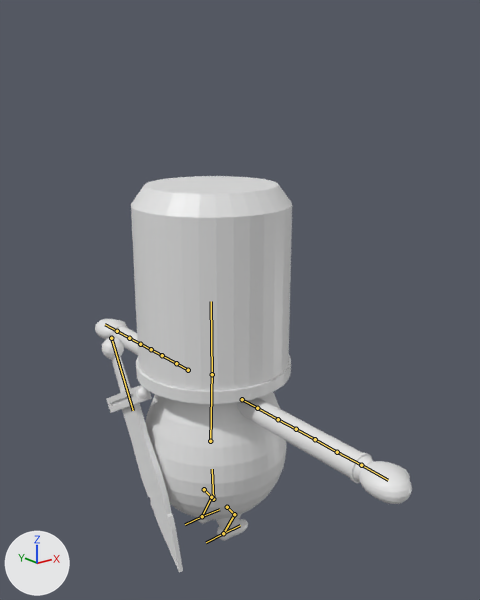
The FBX model Assets/Resources/Models/lovejam_player.fbx: old version first, new version second.
Both versions are drawn from a 50 mm lens placed at (-4.9, -6.69, 6.3), pointed at (0.37, -0.1, 3.67). The axes (+X, +Y, +Z) are drawn at lower left. The lights are the same throughout. The bones that bend it are drawn over the model as lines.

In view in the first picture: 'Cube', 'Knight'.
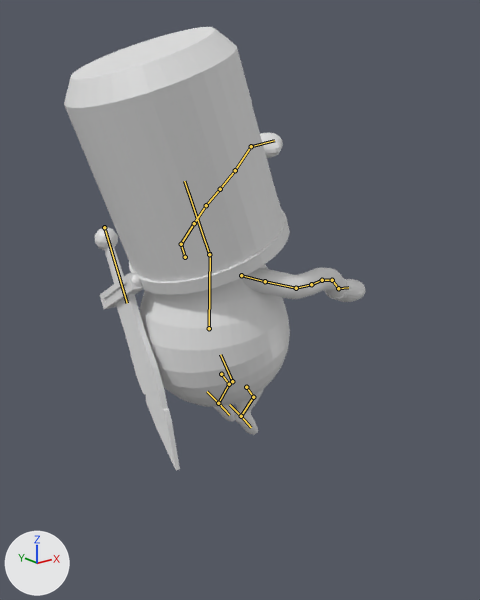
The newer file adds an action. The first version stands in its rest pose; the second is drawn at frame 61 of the action 'Armature|ClimbOnLadder'.

Changed parts and their boxes [x1, y1, x2, y2] in the pictures (480 x 600 px):
'Knight', posed (12% taller)
    before: [95, 176, 412, 541]
    after: [64, 27, 366, 435]
'Cube', posed
    before: [102, 337, 183, 573]
    after: [95, 227, 180, 471]
bone 'PelvisBone', root to tip
    before: (213, 499) to (212, 469)
    after: (232, 381) to (220, 354)
bone 'UpperBodyBone', root to tip
    before: (210, 441) to (212, 372)
    after: (209, 328) to (210, 252)
bone 'HeadBone', root to tip
    before: (212, 374) to (211, 301)
    after: (209, 254) to (184, 181)
bone 'ArmLeft1Bone', root to tip
    before: (188, 370) to (176, 363)
    after: (185, 257) to (181, 244)
bone 'ArmLeft2Bone', root to tip
    before: (176, 363) to (162, 355)
    after: (181, 244) to (194, 223)
bone 'ArmLeft3Bone', root to tip
    before: (162, 355) to (151, 349)
    after: (194, 223) to (206, 205)
bone 'Bone.016', root to tip
    before: (151, 349) to (140, 344)
    after: (206, 205) to (220, 189)
bone 'HandLeftBone.001', root to tip
    before: (129, 338) to (117, 331)
    after: (235, 170) to (251, 146)
bone 'HandLeftBone.002', root to tip
    before: (117, 331) to (105, 324)
    after: (251, 146) to (274, 140)
bone 'ArmLeft1Bone.001', root to tip
    before: (242, 399) to (257, 408)
    after: (241, 275) to (265, 281)
bone 'ArmLeft2Bone.001', root to tip
    before: (257, 408) to (278, 419)
    after: (265, 281) to (296, 288)
bone 'ArmLeft3Bone.001', root to tip
    before: (278, 419) to (296, 429)
    after: (296, 288) to (311, 284)
bone 'Bone.017', root to tip
    before: (296, 429) to (315, 439)
    after: (311, 284) to (322, 280)
bone 'HandLeftBone.003', root to tip
    before: (315, 439) to (337, 452)
    after: (322, 280) to (332, 280)
bone 'HandLeftBone.004', root to tip
    before: (337, 452) to (361, 465)
    after: (332, 280) to (338, 288)
bone 'HandLeftBone.005', root to tip
    before: (361, 465) to (388, 480)
    after: (338, 288) to (348, 287)
bone 'UpperLegLeftBone', root to tip
    before: (204, 489) to (211, 497)
    after: (221, 374) to (229, 384)
bone 'FootLeftBone', root to tip
    before: (202, 516) to (219, 509)
    after: (218, 403) to (229, 415)
bone 'LowerLegLeftBoneControl', root to tip
    before: (202, 516) to (185, 524)
    after: (218, 403) to (207, 391)
bone 'UpperLegRightBone', root to tip
    before: (227, 507) to (234, 514)
    after: (246, 387) to (253, 397)
bone 'KneeLeftBone', root to tip
    before: (223, 533) to (240, 525)
    after: (241, 416) to (251, 427)
bone 'LowerLegRightBoneControl', root to tip
    before: (223, 533) to (206, 542)
    after: (241, 416) to (229, 404)
bone 'Bone', root to tip
    before: (111, 338) to (133, 410)
    after: (104, 227) to (127, 303)

The edits, one by one:
Bone 'PelvisBone' (bone_pelvisbone) moves from (0.0, 0.0, 0.0) to (0.42, 1.72, 0.0).
Bone 'PelvisBone' (bone_pelvisbone) turns from (0, 0, 0) to (0, 0, 22) degrees about its own x, y and z.
Bone 'UpperBodyBone' (bone_upperbodybone) turns from (0, 0, 0) to (0, 0, -21) degrees about its own x, y and z.
Bone 'HeadBone' (bone_headbone) turns from (0, 0, 0) to (0, 0, 20) degrees about its own x, y and z.
Bone 'ArmLeft1Bone' (bone_armleft1bone) turns from (0, 0, 0) to (27, -144, -41) degrees about its own x, y and z.
Bone 'ArmLeft2Bone' (bone_armleft2bone) turns from (0, 0, 0) to (-45, -8, 17) degrees about its own x, y and z.
Bone 'ArmLeft3Bone' (bone_armleft3bone) turns from (0, 0, 0) to (-14, 22, -8) degrees about its own x, y and z.
Bone 'Bone.016' (bone_bone_016) turns from (0, 0, 0) to (-10, 0, 0) degrees about its own x, y and z.
Bone 'HandLeftBone.001' (bone_handleftbone_001) turns from (0, 0, 0) to (0, 6, -8) degrees about its own x, y and z.
Bone 'HandLeftBone.002' (bone_handleftbone_002) turns from (0, 0, 0) to (-95, 83, -51) degrees about its own x, y and z.
Bone 'ArmLeft1Bone.001' (bone_armleft1bone_001) turns from (0, 0, 0) to (60, 56, 65) degrees about its own x, y and z.
Bone 'ArmLeft2Bone.001' (bone_armleft2bone_001) turns from (0, 0, 0) to (0, 0, 25) degrees about its own x, y and z.
Bone 'ArmLeft3Bone.001' (bone_armleft3bone_001) turns from (0, 0, 0) to (11, 1, 46) degrees about its own x, y and z.
Bone 'Bone.017' (bone_bone_017) turns from (0, 0, 0) to (0, 0, 10) degrees about its own x, y and z.
Bone 'HandLeftBone.003' (bone_handleftbone_003) turns from (0, 0, 0) to (-10, 4, -1) degrees about its own x, y and z.
Bone 'HandLeftBone.004' (bone_handleftbone_004) turns from (0, 0, 0) to (-20, -3, 0) degrees about its own x, y and z.
Bone 'HandLeftBone.005' (bone_handleftbone_005) turns from (0, 0, 0) to (-65, -115, 62) degrees about its own x, y and z.
Bone 'UpperLegLeftBone' (bone_upperlegleftbone) turns from (0, 0, 0) to (0, -1, 25) degrees about its own x, y and z.
Bone 'FootLeftBone' (bone_footleftbone) turns from (0, 0, 0) to (-11, -7, -45) degrees about its own x, y and z.
Bone 'LowerLegLeftBoneControl' (bone_lowerlegleftbonecontrol) turns from (0, 0, 0) to (47, 0, 0) degrees about its own x, y and z.
Bone 'UpperLegRightBone' (bone_upperlegrightbone) turns from (0, 0, 0) to (1, 0, 25) degrees about its own x, y and z.
Bone 'KneeLeftBone' (bone_kneeleftbone) turns from (0, 0, 0) to (-12, -3, -45) degrees about its own x, y and z.
Bone 'LowerLegRightBoneControl' (bone_lowerlegrightbonecontrol) turns from (0, 0, 0) to (47, 0, 0) degrees about its own x, y and z.
Bone 'Bone' (bone_bone) moves from (0.0, 0.0, 0.0) to (0.0, -1.3, -0.71).
